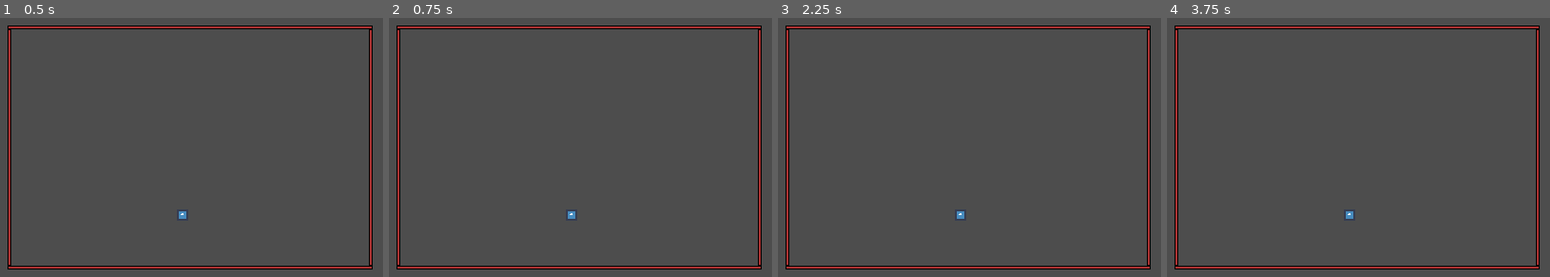
Above: before the commit, frames 1-4 (left to right).
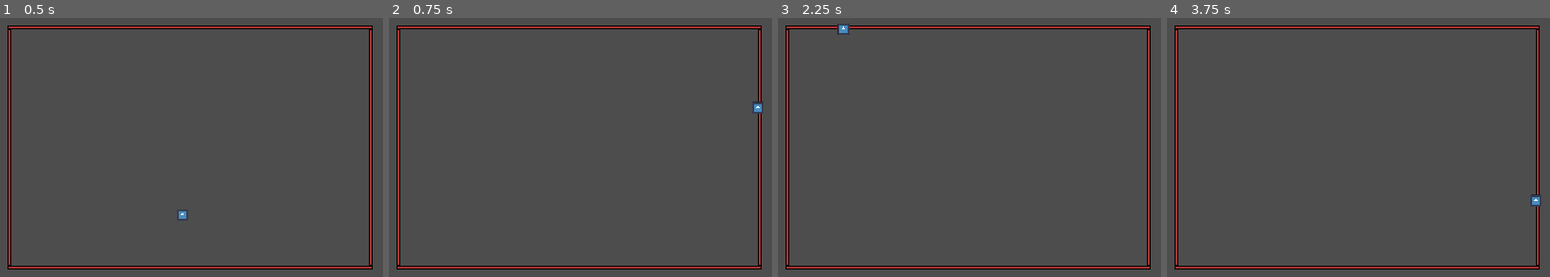
Above: after the commit, the same moments.

Repository: chiyudev1394/project-slice
Game: Godot game, scene res://play_ground/play_ground.tscn
The game is run twice, just before and just after one commit, with the same random seed, the same clock (stepped at 60 frames per second) and the same inputs. The engine's default icon, where the game draws it, is replaced by a stand-in: a white triangle on a blue panel in a dark square.
Inputs (mouse positions are in pixels of both pictures, inside the frame that each line leads up to):
- Up to frame 1 (0.5 s): no input
- Up to frame 2 (0.75 s): tap Enter at 0.5 s; move the mouse to (710, 134) at 0.52 s; click (710, 134) at 0.6 s
- Up to frame 3 (2.25 s): tap Space at 1.25 s; move the mouse to (846, 168) at 1.27 s; click (846, 168) at 1.35 s; tap Enter at 2 s; move the mouse to (1026, 77) at 2.02 s; click (1026, 77) at 2.1 s
- Up to frame 4 (3.75 s): tap Space at 2.75 s; move the mouse to (1327, 220) at 2.77 s; click (1327, 220) at 2.85 s; tap Enter at 3.5 s; move the mouse to (1538, 201) at 3.52 s; click (1538, 201) at 3.6 s

Frame 1 is identical in both runs. In frame 2, 0.1% of the frame differs, in the area x 46-98%, y 32-78%; in frame 3, 0.1%, in the area x 15-49%, y 2-78%; in frame 4, 0.1%.

Commit message:
Added slicing between walls

Diff:
--- a/player/src/player.gd
+++ b/player/src/player.gd
@@ -3,50 +3,71 @@
 @onready var jump_dir : Vector2 = Vector2(0, 0)
 
 @onready var ray_detect : bool = false
-@onready var ray_cast : RayCast2D = $RayCast2D
+@onready var ray : RayCast2D = $RayCast2D
 
 
 # Called when the node enters the scene tree for the first time.
 func _ready() -> void:
-	ray_cast.enabled = false
+	ray.enabled = false
 
 func _physics_process(delta: float) -> void:
-	if ray_cast.is_colliding():
+	var collide_objects = []
+	var collide_positions = []
+
+	while ray.is_colliding():
 		print("SLICE!!!")
 
-		ray_cast.enabled = false
+		var obj = ray.get_collider()
+		var hit_pos = ray.get_collision_point()
+
+		collide_objects.append(obj)
+		collide_positions.append(hit_pos)
+		#
+		#print("Name: ", obj)
+		#print("Position: ", hit_pos)
+
+		ray.add_exception(obj)
+		ray.force_raycast_update()
+
+	if collide_objects:
+		ray.enabled = false
+
+	for i in range(len(collide_objects)):
+		collide_objects[i].sliced(self, collide_positions[i])
+		ray.remove_exception(collide_objects[i])
 
 
-func _update_ray_cast_target() -> void:
+func _update_ray_target() -> void:
 	var x_coef : float = INF
 	var y_coef : float = INF
 	var viewport_size : Vector2 = get_viewport().get_visible_rect().size
 
 	if jump_dir.x < 0.0:
-		x_coef = - position.x / jump_dir.x
+		x_coef = - global_position.x / jump_dir.x
 	elif jump_dir.x > 0.0:
-		x_coef = (viewport_size.x - position.x) / jump_dir.x
+		x_coef = (viewport_size.x - global_position.x) / jump_dir.x
 
 	if jump_dir.y < 0.0:
-		y_coef = - position.y / jump_dir.y
+		y_coef = - global_position.y / jump_dir.y
 	elif jump_dir.y > 0.0:
-		y_coef = (viewport_size.y - position.y) / jump_dir.y
+		y_coef = (viewport_size.y - global_position.y) / jump_dir.y
 
-	ray_cast.target_position = min(x_coef, y_coef) * jump_dir
+	ray.target_position = min(x_coef, y_coef) * jump_dir
+	print(ray.target_position)
 
 
 # Called every frame. 'delta' is the elapsed time since the previous frame.
 func _process(delta: float) -> void:
 	# calculate hero looking direction
-	var new_jump_dir : Vector2 = get_global_mouse_position() - position
+	var new_jump_dir : Vector2 = get_global_mouse_position() - global_position
 
 	if new_jump_dir != Vector2.ZERO:
 		jump_dir = new_jump_dir.normalized()
 
 	# update raycast 2d target position
-	_update_ray_cast_target()
+	_update_ray_target()
 
 	# check inputs
 
 	if Input.is_action_just_pressed("Slice"):
-		ray_cast.enabled = true
+		ray.enabled = true
--- a/sticky_wall/src/sticky_wall.gd
+++ b/sticky_wall/src/sticky_wall.gd
@@ -25,3 +25,10 @@
 
 	# setup collision shape
 	collision_shape.scale = Vector2(width_scale, height_scale)
+
+
+func sliced(slicer: Node2D, slice_pos : Vector2) -> bool:
+	print("Sliced at relative vector: ", slice_pos - global_position)
+	slicer.reparent(self)
+	slicer.position = slice_pos - global_position
+	return false
Not shown, added: .editorconfig
Not shown, added: .gitattributes
